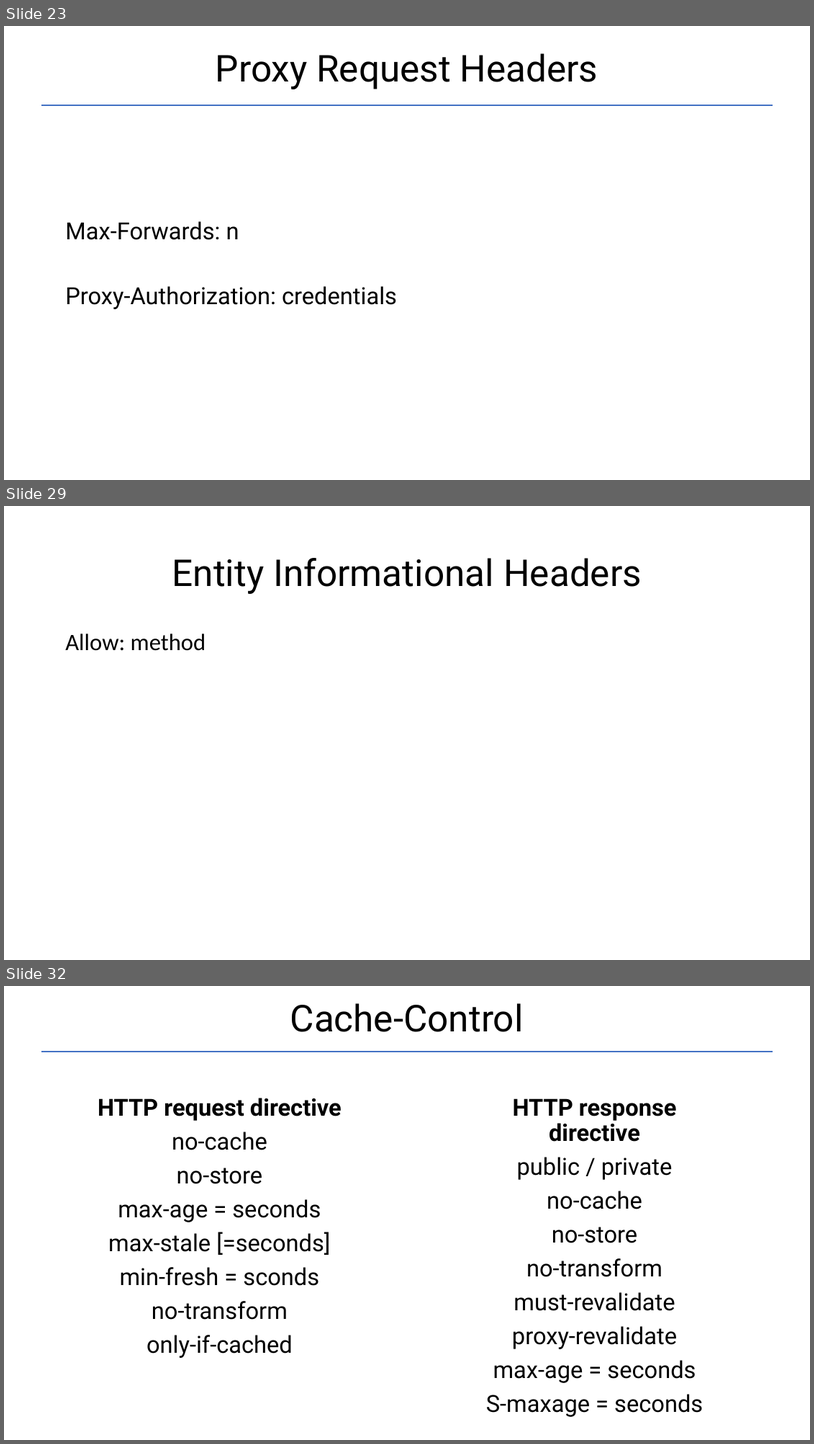
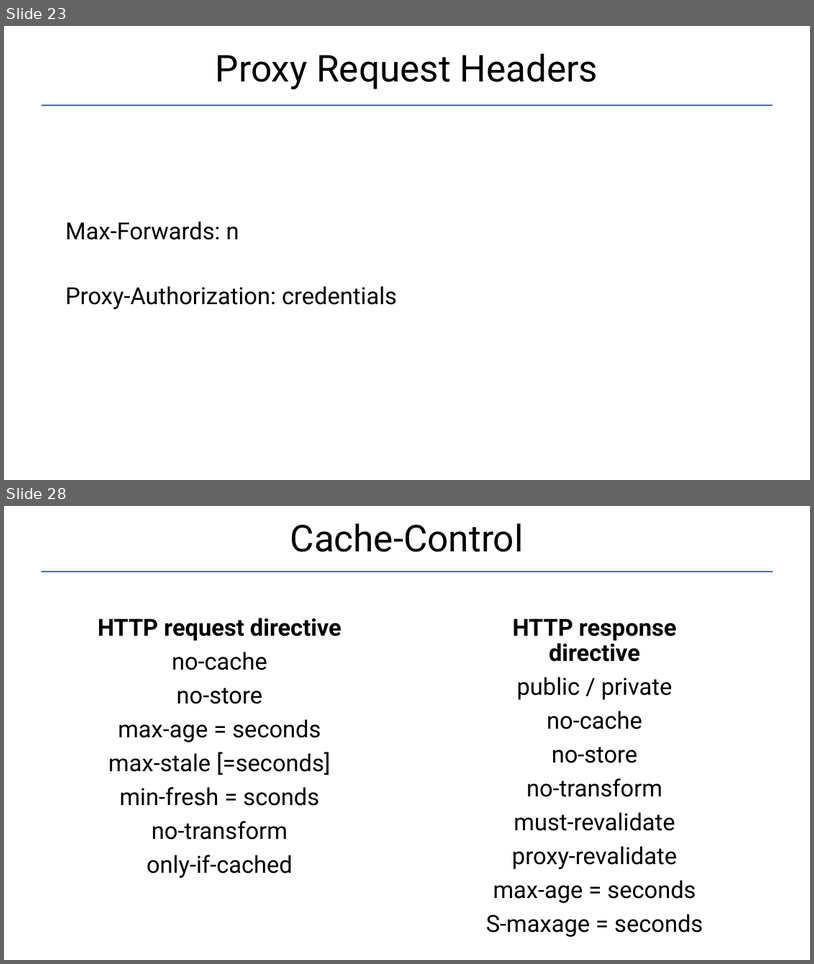
Before and after one commit to Garnik94/Levelup_presentations, a slide deck: Http/Http_presentation.pptx. Shown one above the other, each under a label of ours: slides 23, 29 and 32 before the commit, slides 23 and 28 after it; the slides between them are not shown. The pictures are 814x1444 and 814x964 pixels, drawn with LibreOffice and Linux fonts; fonts in the diff are those of the drawing. Boxes give left, top, right and bottom in pixels: in the first picture for what was removed or moved away, otherwise in the second. Text is boxed around its words. In the diff, an @@ line names an element or a change of style, - is before the commit and + after.

```diff
--- a/Http/Http_presentation.pptx
+++ b/Http/Http_presentation.pptx
@@ slide 29 removed at box(4, 506, 810, 960), background #FFFFFF @@
@@ title removed at box(172, 558, 642, 594) @@
-Entity Informational Headers
@@ text removed at box(65, 633, 206, 651) @@
-Allow: method
@@ what was slide 32 is now slide 28 @@
```
Also in this commit, not shown: 8 slides changed, 1 slide added, 3 other slides removed, 1 other file.
